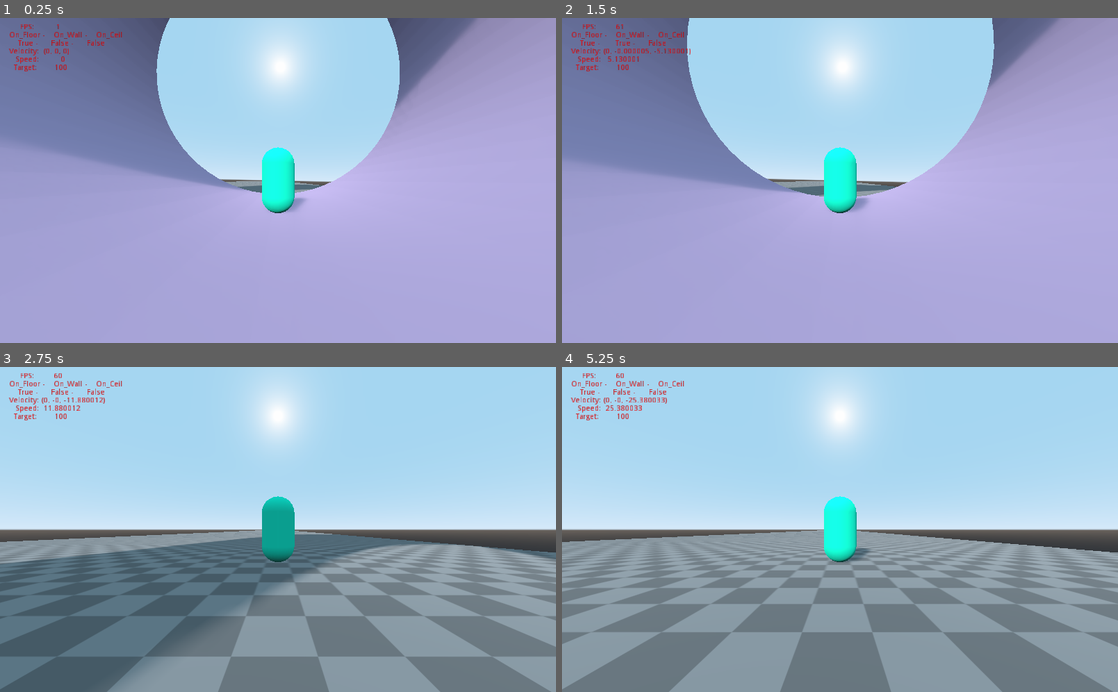
Above: before the commit, frames 1-4 (two rows, left to right).
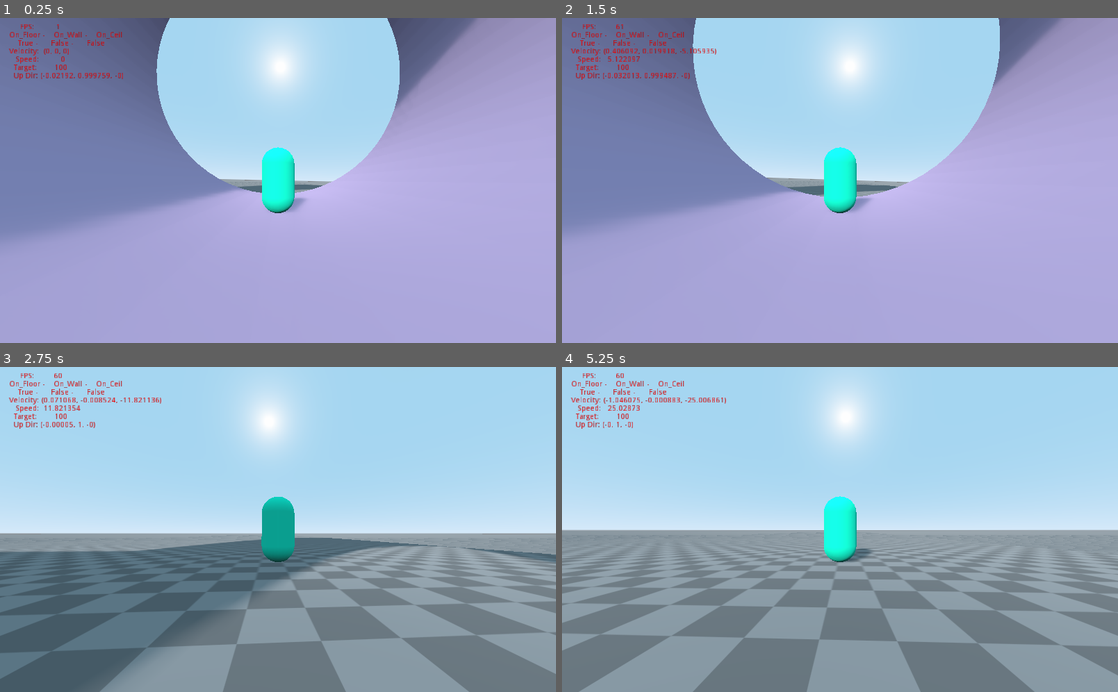
Above: after the commit, the same moments.

Repository: LunarBitz/BiTZ-Engine-gd1.0
Game: Godot game, scene res://Levels/-1/level_1_neg.tscn
Same seed, same stepped clock (60 frames per second), same inputs: the game is played once before the commit and once after it.
Inputs (mouse positions are in pixels of both pictures, inside the frame that each line leads up to):
- Up to frame 1 (0.25 s): no input
- Up to frame 2 (1.5 s): move the mouse to (867, 180) at 0.52 s; hold W (player_move_forward) from 0.53 s (still down); move the mouse to (812, 180) at 1.27 s
- Up to frame 3 (2.75 s): keep holding W (player_move_forward); move the mouse to (289, 523) at 2.02 s
- Up to frame 4 (5.25 s): keep holding W (player_move_forward); move the mouse to (834, 536) at 2.77 s; move the mouse to (878, 532) at 3.52 s; move the mouse to (795, 526) at 4.27 s; move the mouse to (845, 529) at 5.02 s

The runs differ from the first frame. In frame 1, 6.7% of the frame differs, in the area x 0-60%, y 16-69%; in frame 2, 5.7%; in frame 3, 17%; in frame 4, 29%, in the area x 0-100%, y 9-100%.

Commit message:
Quick velocity rotation fix
Testing per up direction value. Seems to works with the two loops offsetted by 90 degrees but I honestly don't know how well it will turn out for sphere movement

Diff:
--- a/Levels/-1/level_1_neg.tscn
+++ b/Levels/-1/level_1_neg.tscn
@@ -7,6 +7,10 @@
 [sub_resource type="SpatialMaterial" id=1]
 albedo_texture = ExtResource( 1 )
 uv1_scale = Vector3( 25, 25, 1 )
+
+[sub_resource type="SpatialMaterial" id=4]
+albedo_texture = ExtResource( 1 )
+uv1_scale = Vector3( 1500, 1500, 1 )
 
 [sub_resource type="SpatialMaterial" id=2]
 albedo_texture = ExtResource( 1 )
@@ -19,9 +23,14 @@
 [node name="-1" type="Spatial"]
 
 [node name="CSGBox" type="CSGBox" parent="."]
-transform = Transform( 17.2194, 0, 0, 0, 0.108012, 0, 0, 0, 17.2194, 0.0187359, 0.0180216, 0.0107536 )
+transform = Transform( 20.8471, 0, 0, 0, 0.939778, 0, 0, 0, 20.8471, -5.68299, -0.791571, 0.0107536 )
 use_collision = true
 material = SubResource( 1 )
+
+[node name="CSGBox14" type="CSGBox" parent="."]
+transform = Transform( 1169.79, 0, 0, 0, 0.108012, 0, 0, 0, 1169.79, -5.68299, -1.6051, 0.0107536 )
+use_collision = true
+material = SubResource( 4 )
 
 [node name="CSGBox13" type="CSGBox" parent="."]
 transform = Transform( 17.2194, 0, 0, 0, 0.108012, 0, 0, 0, 150.622, 0, 0, -166.652 )
@@ -36,7 +45,7 @@
 MAX_STEP_ANGLE = 8.0
 
 [node name="CSGCylinder" type="CSGCylinder" parent="."]
-transform = Transform( -1.25512e-06, 7.70387, -1.25512e-06, 0, -1.49584e-06, -9.1814, -9.1814, -1.49584e-06, 2.43703e-13, 0.156256, -8.17883, 20.9639 )
+transform = Transform( 5.15399e-07, -3.16349, 5.15399e-07, 0, -1.00597e-06, -6.17462, -6.17462, -1.00597e-06, 1.63894e-13, 2.0186, 14.5851, -8.62561 )
 use_collision = true
 sides = 64
 
@@ -50,32 +59,32 @@
 use_collision = true
 
 [node name="CSGBox6" type="CSGBox" parent="."]
-transform = Transform( 1, 0, 0, 0, 0.766044, -1.25791, 0, 0.642788, 1.49912, -8.53374, 0.396817, 4.848 )
+transform = Transform( 1, 0, 0, 0, 0.766044, -1.25791, 0, 0.642788, 1.49912, -11.0945, 0.396817, 4.848 )
 use_collision = true
 
 [node name="CSGBox7" type="CSGBox" parent="."]
-transform = Transform( -1, -6.69697e-08, -1.0997e-07, 0, 0.642788, -1.49912, 8.74228e-08, -0.766044, -1.25791, -8.54962, 0.916811, 11.4825 )
+transform = Transform( -1, -6.69697e-08, -1.0997e-07, 0, 0.642788, -1.49912, 8.74228e-08, -0.766044, -1.25791, -11.0796, 0.88436, 11.5201 )
 use_collision = true
 
 [node name="CSGBox11" type="CSGBox" parent="."]
-transform = Transform( 2.01691e-08, 0.642787, -3.39556, 1, 7.54979e-08, 3.9751e-07, 1.15479e-07, -0.766045, -2.84921, -4.55555, 1.00391, 10.0372 )
+transform = Transform( 2.01691e-08, 0.642787, -3.39556, 1, 7.54979e-08, 3.9751e-07, 1.15479e-07, -0.766045, -2.84921, -7.11629, 1.00391, 10.0372 )
 use_collision = true
 depth = 1.22174
 
 [node name="CSGBox12" type="CSGBox" parent="."]
-transform = Transform( 6.43352e-08, 0.428951, -1.76778, 1, 3.88726e-08, 1.75498e-07, 7.35826e-08, -0.903328, -0.839439, -1.25166, 1.02397, 12.7573 )
+transform = Transform( 6.43352e-08, 0.428951, -1.76778, 1, 3.88726e-08, 1.75498e-07, 7.35826e-08, -0.903328, -0.839439, -3.78159, 0.991519, 12.7949 )
 use_collision = true
 
 [node name="CSGBox8" type="CSGBox" parent="."]
-transform = Transform( 1, 0, 0, 0, -0.665804, -1.46014, 0, 0.746127, -1.30295, -13.2135, 0.916811, 4.85298 )
+transform = Transform( 1, 0, 0, 0, -0.665804, -1.46014, 0, 0.746127, -1.30295, -20.3253, 0.916811, 4.85298 )
 use_collision = true
 
 [node name="CSGBox10" type="CSGBox" parent="."]
-transform = Transform( 1, 0, 0, 0, 0.258819, -1.89028, 0, 0.965926, 0.506498, -11.2979, 0.916811, 4.85298 )
+transform = Transform( 1, 0, 0, 0, 0.258819, -1.89028, 0, 0.965926, 0.506498, -18.4097, 0.916811, 4.85298 )
 use_collision = true
 
 [node name="CSGBox9" type="CSGBox" parent="."]
-transform = Transform( -1, 3.25841e-07, -1.03888e-13, 0, -1.62921e-07, -1.95696, -3.25841e-07, -1, 3.18829e-07, -11.2979, 0.916811, 11.4825 )
+transform = Transform( -1, 3.25841e-07, -1.03888e-13, 0, -1.62921e-07, -1.95696, -3.25841e-07, -1, 3.18829e-07, -18.4097, 0.916811, 11.4825 )
 use_collision = true
 
 [node name="CSGBox5" type="CSGBox" parent="."]
@@ -93,3 +102,6 @@
 
 [node name="loop" parent="." instance=ExtResource( 3 )]
 transform = Transform( -8.74228e-08, 0, -2, 0, 2, 0, 2, 0, -8.74228e-08, 5.04068, 9.09019, -62.5659 )
+
+[node name="loop2" parent="." instance=ExtResource( 3 )]
+transform = Transform( 2, 0, 0, 0, 2, 0, 0, 0, 2, -18.4995, 9.09019, -38.2849 )
--- a/Players/Parent/Player.tscn
+++ b/Players/Parent/Player.tscn
@@ -73,8 +73,8 @@
 [node name="SpringArm" type="SpringArm" parent="."]
 spring_length = 5.0
 script = ExtResource( 2 )
-mouse_yaw_speed = 0.0
-mouse_pitch_speed = 0.0
+mouse_yaw_speed = 8.0
+mouse_pitch_speed = 8.0
 target_parent_path = NodePath("..")
 
 [node name="Camera" type="Camera" parent="SpringArm"]
--- a/Scripts/Player/player_controller.gd
+++ b/Scripts/Player/player_controller.gd
@@ -167,6 +167,7 @@
 	$RichTextLabel.text = "%10s: %10s" % ["FPS", Engine.get_frames_per_second()]
 	$RichTextLabel.text += "\n%10s - %10s - %10s\n%10s - %10s - %10s" % ["On_Floor", "On_Wall", "On_Ceil", is_on_floor(), is_on_wall(), is_on_ceiling()]
 	$RichTextLabel.text += "\n%10s: %10s\n%10s: %10s\n%10s: %10s" % ["Velocity", movement_vel, "Speed", abs(movement_vel.length()), "Target", MAX_SPEED]
+	$RichTextLabel.text += "\n%10s: %10s" % ["Up Dir", global_transform.basis.y]
 
 
 func handle_gravity(delta):
@@ -176,9 +177,6 @@
 	if floor_rays["Snap"]:
 		override_force = floor_rays["Snap"].is_colliding()
 		valid_gravity = floor_rays["Snap"].is_colliding()  #&& is_walkable(floor_rays["Snap"].get_collision_normal())
-
-	print("Valid Grav: ", valid_gravity, " On Floor: ", is_on_floor())
-
 
 	if is_on_floor() and valid_gravity:
 		grv_rst = false
@@ -196,9 +194,7 @@
 			gravity_scalar += delta * GRAVITY
 			gravity_scalar = clamp(gravity_scalar, -terminal_speed, terminal_speed)
 
-
 	gravity_vel = global_transform.basis.y * gravity_scalar
-	print("Grav: ", gravity_scalar)
 
 
 func Reset_Gravity_Acceleration(new_acc = 0.0, reset = true):
@@ -297,7 +293,8 @@
 func rotate_mesh_to_velocity(delta):
 	var arc_tan_2 = atan2(-target_input_vector.x, -target_input_vector.z)
 	var target_angle = (arc_tan_2 - rotation.y + $SpringArm.rotation.y)
-	var up_fix = (deg2rad(-180.0) if global_transform.basis.y.y <= -0.001 else 0.0)
+	var u_f = (deg2rad(-180.0) if global_transform.basis.y.y <= -0.001 else 0.0)
+	var up_fix = u_f if sign(global_transform.basis.y.y) == -1 and abs(global_transform.basis.y.z)>0.0+EPSILON else 0.0
 
 	$HelperVel.rotation.y = target_angle + up_fix
 	velocity_direction = -$HelperVel.transform.basis.z
Not shown: 1 places in Levels/-1/level_1_neg.tscn that only renumber resources
